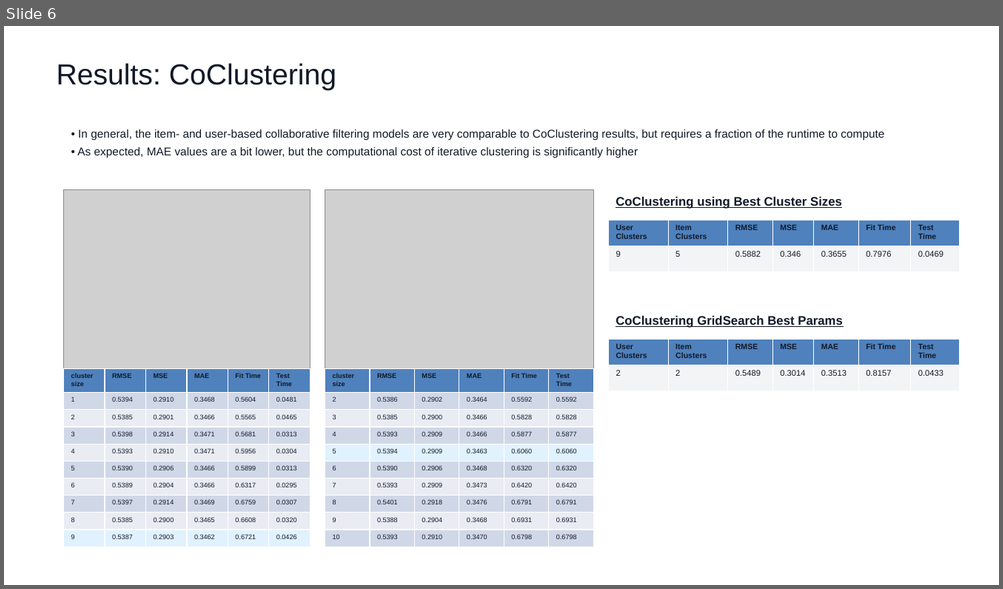
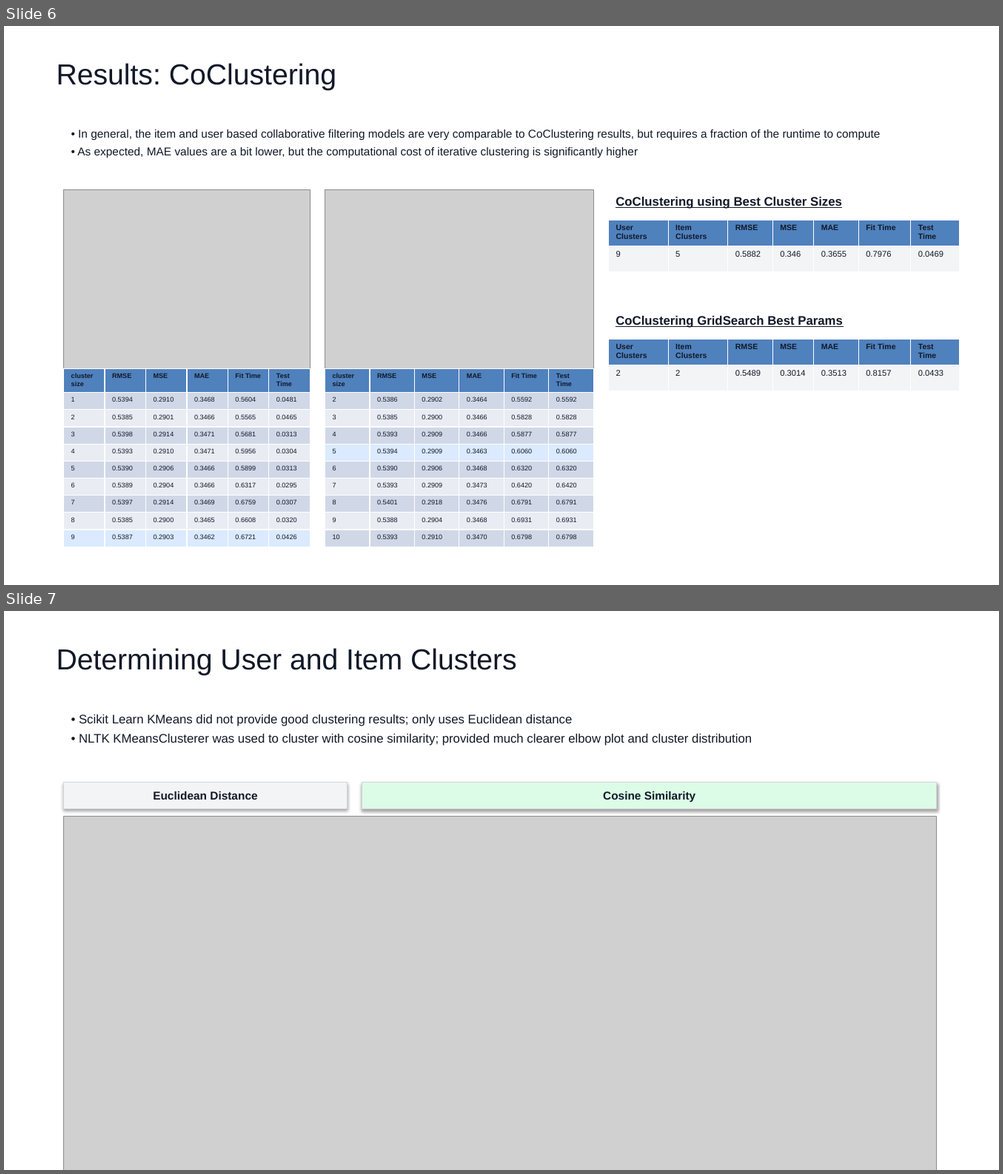
Before and after one commit to vidhyawalke/Recipe-Recommender-System, a slide deck: Recipe_Recommender_Presentation.pptx. Shown one above the other, each under a label of ours: slide 6 before the commit, slides 6 and 7 after it. The pictures are 1003x589 and 1003x1174 pixels, drawn with LibreOffice and Linux fonts; fonts in the diff are those of the drawing; grey boxes stand for pictures. Boxes give left, top, right and bottom in pixels: in the first picture for what was removed or moved away, otherwise in the second. Text is boxed around its words. In the diff, an @@ line names an element or a change of style, - is before the commit and + after.

```diff
--- a/Recipe_Recommender_Presentation.pptx
+++ b/Recipe_Recommender_Presentation.pptx
@@ slide 7 added at bbox=[4, 611, 999, 1170], background #FFFFFF @@
@@ rectangle added at bbox=[4, 611, 999, 1170], fill #FFFFFF, outline #FFFFFF 0.75 pt @@
@@ text added at bbox=[57, 648, 517, 675], 28 pt, text #111827 @@
+Determining User and Item Clusters
@@ text added at bbox=[79, 715, 751, 746], 12 pt, text #111827 @@
+• Scikit Learn KMeans did not provide good clustering results; only uses Euclidean distance
+• NLTK KMeansClusterer was used to cluster with cosine similarity; provided much clearer elbow plot and cluster distribution
@@ rectangle added at bbox=[64, 783, 347, 809], fill #F3F4F6, outline #D1D5DB 0.75 pt, 11 pt, text #111827, bold @@
+Euclidean Distance
@@ rectangle added at bbox=[362, 783, 936, 809], fill #DCFCE7, outline #D1D5DB 0.75 pt, 11 pt, text #111827, bold @@
+Cosine Similarity
@@ picture added at bbox=[64, 816, 936, 1170] @@
@@ slide 6 changed as well @@
@@ text at bbox=[78, 130, 879, 140]: text changed @@
-• In general, the item- and user-based collaborative filtering models are very comparable to CoClustering results, but requires a fraction of the runtime to compute
+• In general, the item and user based collaborative filtering models are very comparable to CoClustering results, but requires a fraction of the runtime to compute
```
Also in this commit, not shown: 5 other slides changed, 6 other slides added, 2 slides removed.
